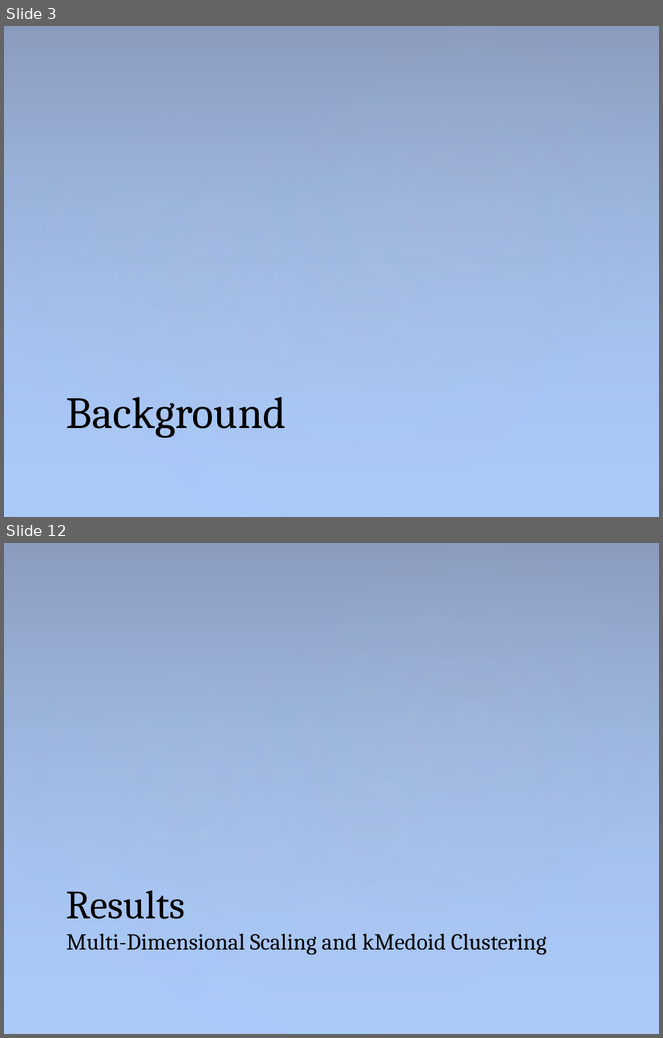
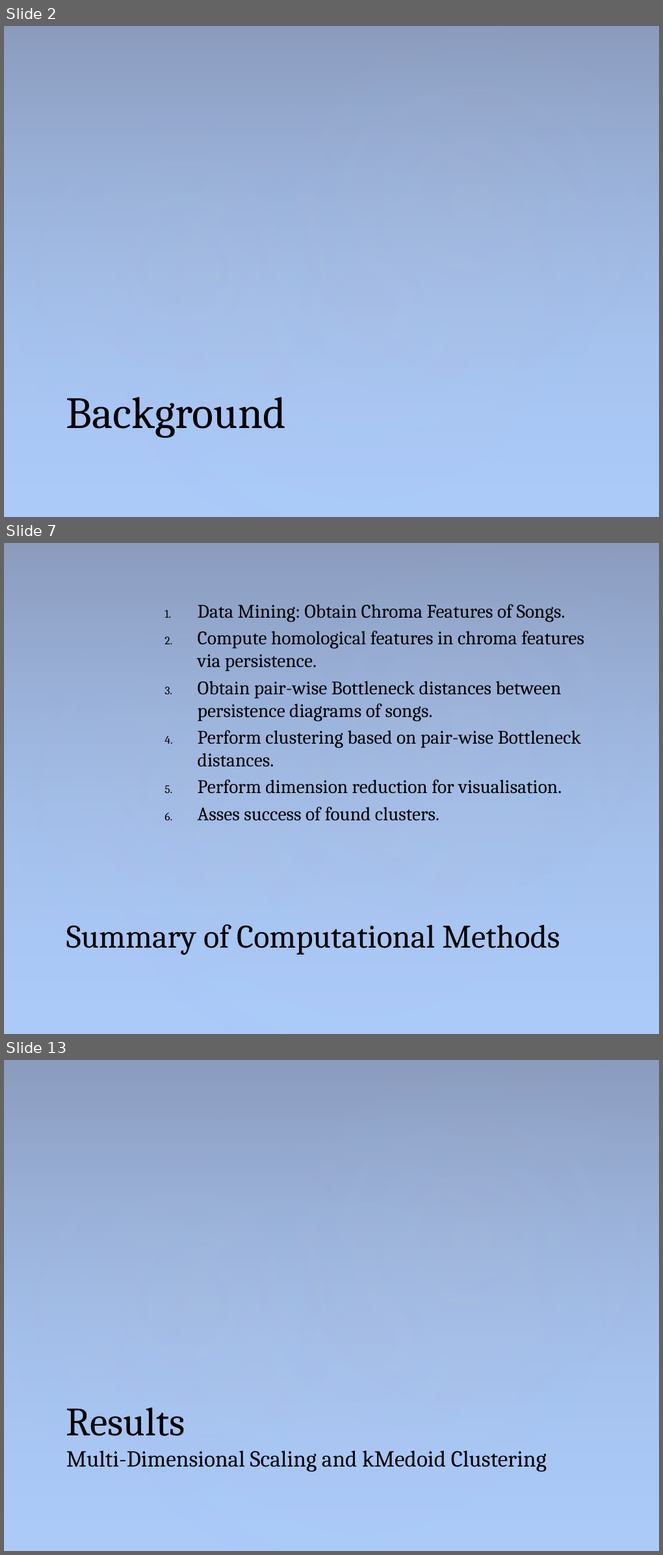
Before and after one commit to sam-lev/Classifications-Of-Songs-via-Homology-of-Chroma-Features, a slide deck: project/presentation/PresentationPowerPoint.pptx. Shown one above the other, each under a label of ours: slides 3 and 12 before the commit, slides 2, 7 and 13 after it; the slides between them are not shown. The pictures are 663x1038 and 663x1555 pixels, drawn with LibreOffice and Linux fonts; fonts in the diff are those of the drawing. Boxes give left, top, right and bottom in pixels: in the first picture for what was removed or moved away, otherwise in the second. Text is boxed around its words. In the diff, an @@ line names an element or a change of style, - is before the commit and + after.

```diff
--- a/project/presentation/PresentationPowerPoint.pptx
+++ b/project/presentation/PresentationPowerPoint.pptx
@@ slide 7 added at (4, 543, 659, 1034), background #ACCBF9; not listed: 4 template elements that a slide beside it also shows @@
@@ text added at (198, 604, 584, 821), 21 pt, text #000000 @@
+1. Data Mining: Obtain Chroma Features of Songs.
+2. Compute homological features in chroma features via persistence.
+3. Obtain pair-wise Bottleneck distances between persistence diagrams of songs.
+4. Perform clustering based on pair-wise Bottleneck distances.
+5. Perform dimension reduction for visualisation.
+6. Asses success of found clusters.
@@ title added at (66, 925, 560, 955), 36 pt, text #000000 @@
+Summary of Computational Methods
@@ what was slide 3 is now slide 2 @@
@@ what was slide 12 is now slide 13 @@
```
Also in this commit, not shown: 5 slides changed, 6 other slides added, 5 slides removed, 3 other files.
